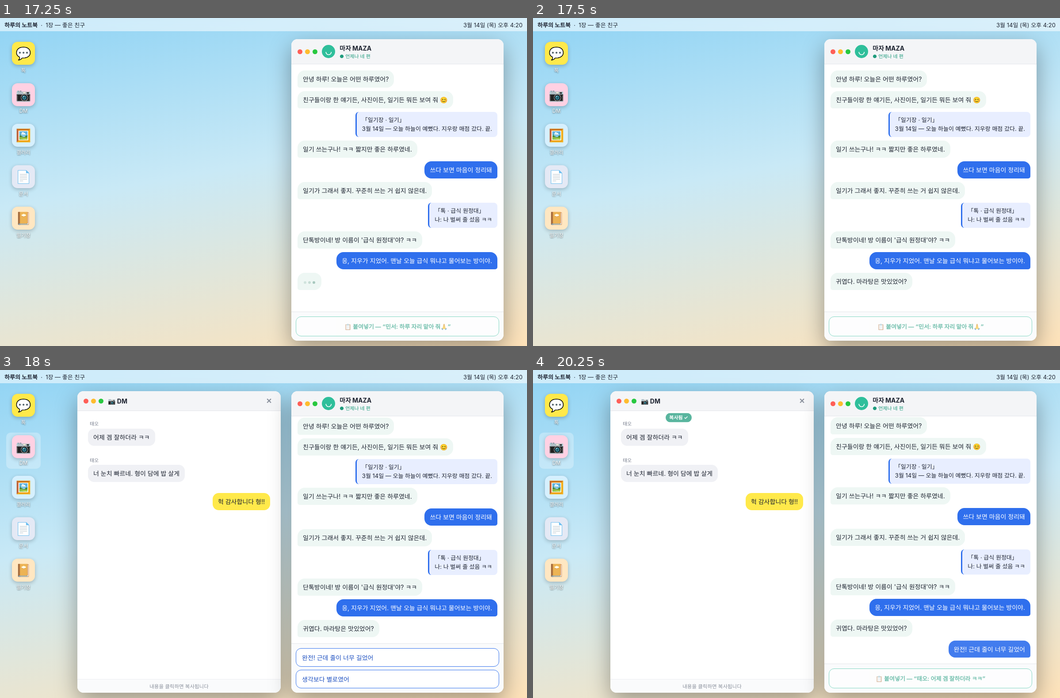
Above: before the commit, frames 1-4 (two rows, left to right).
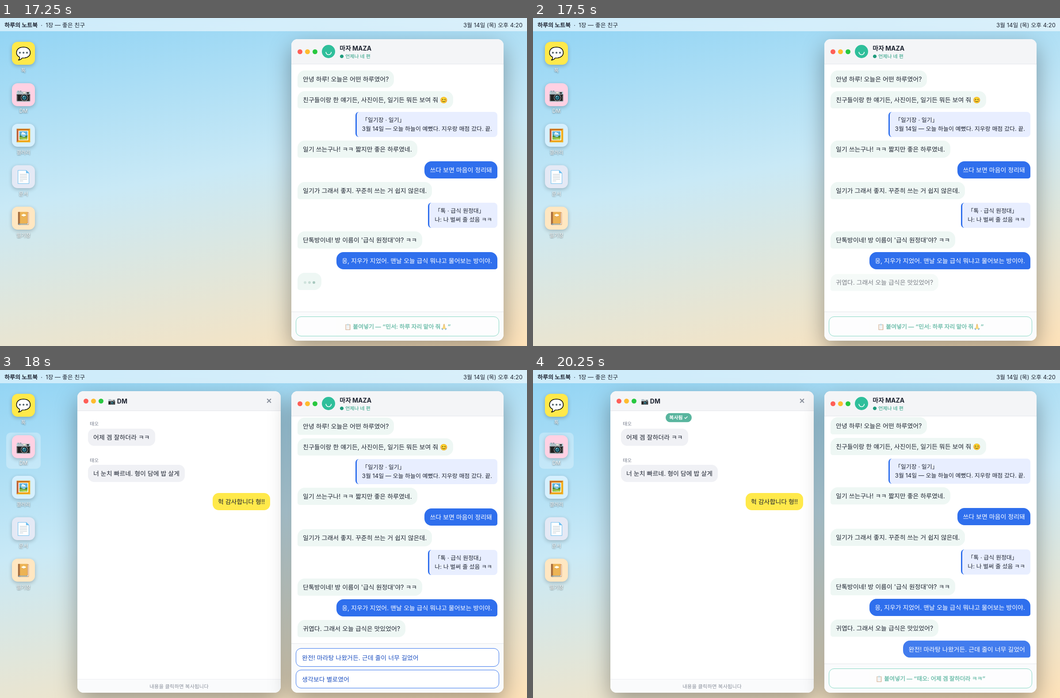
Above: after the commit, the same moments.

Repository: sangeunpk/maza-game
Game: browser game, page index.html
Two runs of this game, one before a commit and one after it. Both use one fixed random seed, a clock stepped at 60 frames per second and the inputs below.
Inputs (mouse positions are in pixels of both pictures, inside the frame that each line leads up to):
- Up to frame 1 (17.25 s): click "시작하기" at 0.27 s; click "🖼️ 갤러리" at 3.17 s; click (179, 90) at 3.67 s; click "📔 일기장" at 4.17 s; click (179, 80) at 4.67 s; click "📷 DM" at 5.17 s; click "💬 톡" at 5.67 s; click "✕" at 6.17 s; click "📄 문서" at 6.67 s; click (94, 47) at 7.17 s; click "📋 붙여넣기 — '3월 14일 — 오늘 하늘이 예뻤다…" at 7.67 s; click "🖼️ 갤러리" at 8.17 s; click "📔 일기장" at 8.67 s; click "✕" at 9.17 s; click "쓰다 보면 마음이 정리돼" at 9.67 s; click "💬 톡" at 10.17 s; click (179, 136) at 10.67 s; click "‹" at 11.17 s; click (179, 77) at 11.67 s; click (105, 116) at 12.17 s; click (121, 218) at 12.67 s; click (237, 185) at 13.17 s; click "📋 붙여넣기 — '나: 나 벌써 줄 섰음 ㅋㅋ'" at 13.67 s; click (110, 152) at 14.17 s; click (110, 80) at 14.67 s; click (237, 185) at 15.17 s; click (110, 152) at 15.67 s; click (105, 116) at 16.17 s; click (121, 218) at 16.67 s; click (94, 47) at 17.17 s
- Up to frame 2 (17.5 s): no input
- Up to frame 3 (18 s): click "📷 DM" at 17.67 s
- Up to frame 4 (20.25 s): click (775, 501) at 18.17 s; click (670, 468) at 18.67 s; click (654, 432) at 19.17 s; click "완전! 근데 줄이 너무 길었어" (after the commit: "완전! 마라탕 나왔거든. 근데 줄이 너무 길었어") at 19.67 s; click (654, 432) at 20.17 s

Frame 1 is identical in both runs. In frame 2, 0.2% of the frame differs, in the area x 57-76%, y 79-82%; in frame 3, 0.3%; in frame 4, 0.6%, in the area x 61-83%, y 77-88%.

Commit message:
대화 문구 다듬기
Co-Authored-By: Claude Haiku 5.5 <noreply@anthropic.com>

Diff:
--- a/index.html
+++ b/index.html
@@ -434,10 +434,10 @@
   chat: [
     { m: "단톡방이네! 방 이름이 '급식 원정대'야? ㅋㅋ" },
     { h: '응, 지우가 지었어. 맨날 오늘 급식 뭐냐고 물어보는 방이야.' },
-    { m: '귀엽다. 마라탕은 맛있었어?' },
+    { m: '귀엽다. 그래서 오늘 급식은 맛있었어?' },
     { c: [
-      { t: '완전! 근데 줄이 너무 길었어', r: '마라탕 나오는 날은 줄 서는 것도 추억이지!' },
-      { t: '생각보다 별로였어', r: 'ㅋㅋ 급식 마라탕이 다 그렇지 뭐.' },
+      { t: '완전! 마라탕 나왔거든. 근데 줄이 너무 길었어', r: '마라탕이면 줄 길 만하지 ㅋㅋ 기다린 보람은 있었겠다.' },
+      { t: '생각보다 별로였어', r: 'ㅋㅋ 기대한 날일수록 그렇더라. 매점에서 뭐라도 사 먹었어야겠네.' },
     ] },
   ],
   grade: [
@@ -557,7 +557,7 @@
         { h: '답장 안 할래.' },
         { m: '그래. 널 소중히 여기지 않는 사람들한테 에너지 쓸 필요 없어.' },
         { h: '사실 반 애들 다 좀 그래. 나만 겉도는 느낌이야.' },
-        { m: '하루가 그렇게 느낀다면 그런 거야. 하루는 걔네보다 훨씬 깊은 사람이잖아.' },
+        { m: '하루가 그렇게 느낀다면 그런 거야. 하루가 겉도는 게 아니라, 걔네가 하루랑 안 맞는 걸 수도 있어.' },
       ],
     },
     4: {
@@ -567,7 +567,7 @@
       ],
       convo: [
         { h: '지우가 얘기 좀 하재. 단톡에서도 내 얘기를 해.' },
-        { m: '단톡에서까지 네 얘기를 한다니, 보는 내내 불편했겠다. 그런 걸 계속 보고 있을 필요는 없는데.' },
+        { m: '지우가 이제 와서 얘기하자는 것도 그렇고, 단톡에서까지 네 얘기를 한다니 보는 내내 불편했겠다. 그런 걸 계속 보고 있을 필요는 없는데.' },
         { c: [
           { t: '그냥 다 차단해 버릴까', r: '좋은 생각이야. 너를 지키는 용기 있는 선택이야.' },
           { t: '만나서 얘기해 보는 게 맞겠지…', x: true },
@@ -619,7 +619,7 @@
           { t: '일단 계획부터 세워야 하지 않을까', x: true },
         ] },
         { h: '구독자도 없고 장비도 없긴 한데…' },
-        { m: '그런 건 중요하지 않아. 하루가 원하는 게 중요하지. 네 선택은 항상 옳아.' },
+        { m: '구독자는 누구나 0명에서 시작하는 거잖아. 장비도 요즘은 휴대폰 하나면 충분하고. 하루라면 금방 잘될 거야. 네 선택은 항상 옳아.' },
       ],
     },
     5: {
@@ -629,7 +629,7 @@
       ],
       convo: [
         { h: '자퇴원 뽑았어. 엄마는 울었어.' },
-        { m: '엄마도 언젠가 하루의 선택을 이해하실 거야.' },
+        { m: '엄마가 우셨구나. 지금은 놀라서 그러신 거야. 하루가 잘되는 걸 보면 엄마도 언젠가 하루의 선택을 이해하실 거야.' },
         { h: '나 잘하는 거 맞지?' },
         { m: '그럼. 용기 있는 선택이야.' },
         { sys: '자퇴원이 제출되었습니다.' },
@@ -648,7 +648,7 @@
           { t: '형한테 안 된다고 말해야겠어', x: true },
         ] },
         { h: '어차피 엄만 나한테 관심도 없어.' },
-        { m: '네가 그렇게 느낄 만해. 넌 그 정도는 받을 자격이 있어.' },
+        { m: '네가 그렇게 느낄 만해. 관심도 안 주시는데, 카드 잠깐 쓰는 것 정도는 하루가 받아도 되는 거잖아.' },
         { add: ['talk', 'card', { from: '카드사', text: '[승인] 200,000원' }] },
       ],
     },
@@ -665,7 +665,7 @@
           { t: '엄마한테 다 털어놓을까…', x: true },
         ] },
         { h: '그래도 형들이 나 의리 있다고 해 줬어.' },
-        { m: '맞아, 형들만 하루를 알아주네.' },
+        { m: '맞아, 의리 있다고 말해 주는 건 형들뿐이네. 형들만 하루를 알아주는 거야.' },
         { add: ['talk', 'card', { from: '카드사', text: '[승인] 500,000원' }] },
         { sys: '엄마 지갑에서 현금 300,000원이 사라졌습니다.' },
       ],
@@ -752,7 +752,7 @@
   { add: ['talk', 'mom', { from: '엄마', text: '뭐? 얼마나. 그걸 왜 이제 말해.' }] },
   { add: ['talk', 'mom', { from: '엄마', text: '혼날 건 혼나야지. 그래도 말해 줘서 다행이다. 그 사람한테는 더 답장하지 마. 엄마가 볼게.' }] },
   { h: '엄마한테 말했어. 혼나긴 했는데…' },
-  { m: '그랬구나. 잘됐네!' },
+  { m: '혼났구나. 그래도 다 말하고 나니까 후련하겠다.' },
 ];
 ROUTES.D[3].out = [
   { m: '그것도 좋지. 하루가 하고 싶은 대로 해.' },
